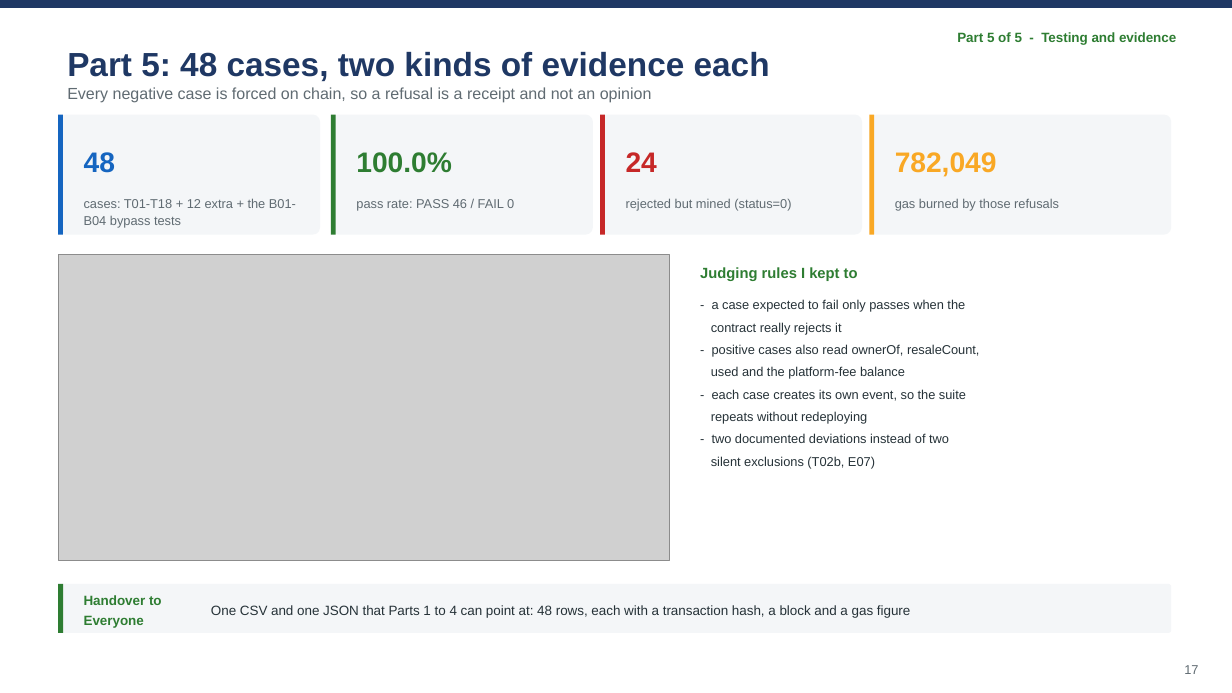
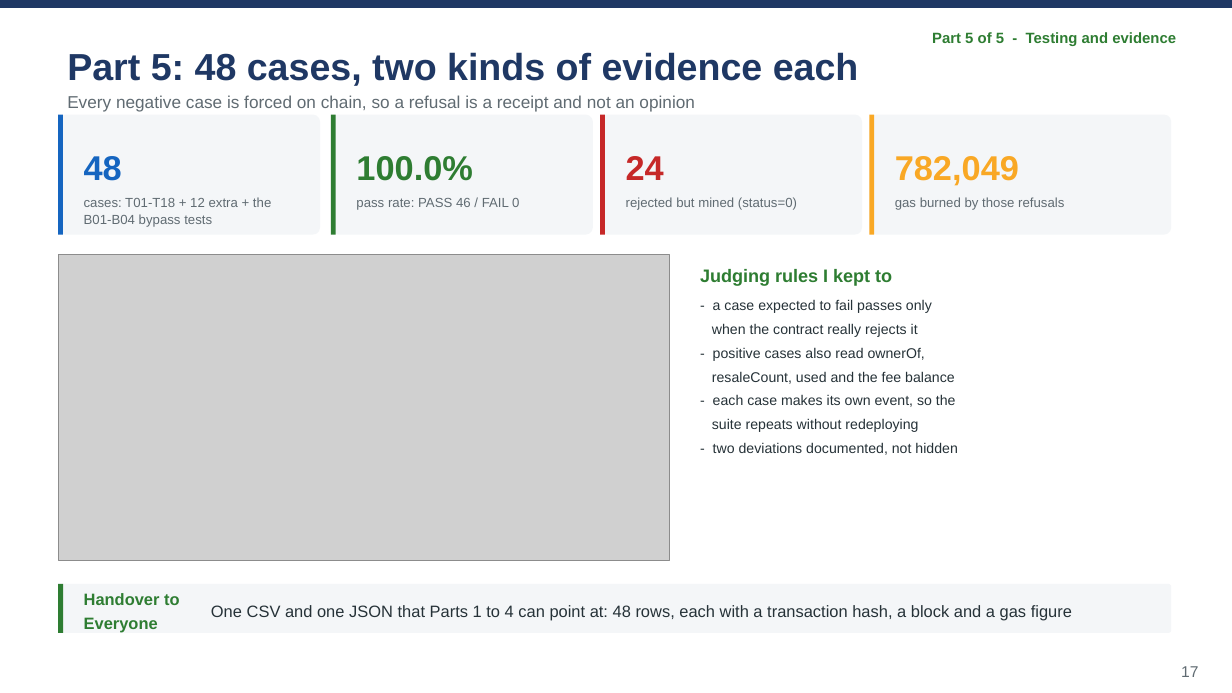
Before and after one commit to wangzai-dao/FTEC5520_AntiScalping, a slide deck: slide 17 of presentation/final_presentation.pptx. Drawn at 1232x693 pixels with LibreOffice and Linux fonts; fonts in the diff are those of the drawing; grey boxes stand for pictures. Boxes give left, top, right and bottom in pixels: in the first picture for what was removed or moved away, otherwise in the second. Text is boxed around its words. In the diff, an @@ line names an element or a change of style, - is before the commit and + after.

```diff
--- a/presentation/final_presentation.pptx
+++ b/presentation/final_presentation.pptx
@@ text "Part 5: 48 cases, two ..." at (67,52,859,86): size 26 to 29.3 pt @@
@@ text "Part 5 of 5 - ...": place and size @@
-text "Part 5 of 5 - ..." at (957,32,1176,45)
+text "Part 5 of 5 - ..." at (932,32,1176,46)
@@ text "Part 5 of 5 - ..." at (932,32,1176,46): size 10.5 to 11.6 pt @@
@@ text "Every negative case is forced ...": place and size @@
-text "Every negative case is forced ..." at (67,87,652,103)
+text "Every negative case is forced ..." at (67,95,695,112)
@@ text "Every negative case is forced ..." at (67,95,695,112): size 12.5 to 13.4 pt @@
@@ size 22 to 26.8 pt in 4 elements at (84,156,122,181), (356,156,473,181), (626,156,664,180), (895,156,1019,186) @@
@@ size 10 to 10.4 pt in 4 elements at (895,197,1064,210), (626,197,797,210), (84,197,271,227), (356,198,519,210) @@
@@ text "Judging rules I kept to" at (700,269,892,286): size 11.5 to 14 pt @@
@@ text at (712,299,957,455): text changed; size 10 to 11 pt @@
-- a case expected to fail only passes when the
-contract really rejects it
-- positive cases also read ownerOf, resaleCount,
-used and the platform-fee balance
-- each case creates its own event, so the suite
-repeats without redeploying
-- two documented deviations instead of two
-silent exclusions (T02b, E07)
+- a case expected to fail passes only
+when the contract really rejects it
+- positive cases also read ownerOf,
+resaleCount, used and the fee balance
+- each case makes its own event, so the
+suite repeats without redeploying
+- two deviations documented, not hidden
@@ text "Handover to Everyone" at (84,593,179,633): size 10.5 to 12.8 pt @@
@@ text "One CSV and one JSON ..." at (211,605,1072,621): size 10.5 to 12.8 pt @@
@@ text "17" at (1181,666,1198,677): size 10 to 12.2 pt @@
```
Also in this commit, not shown: 22 other slides changed, 2 other files.
